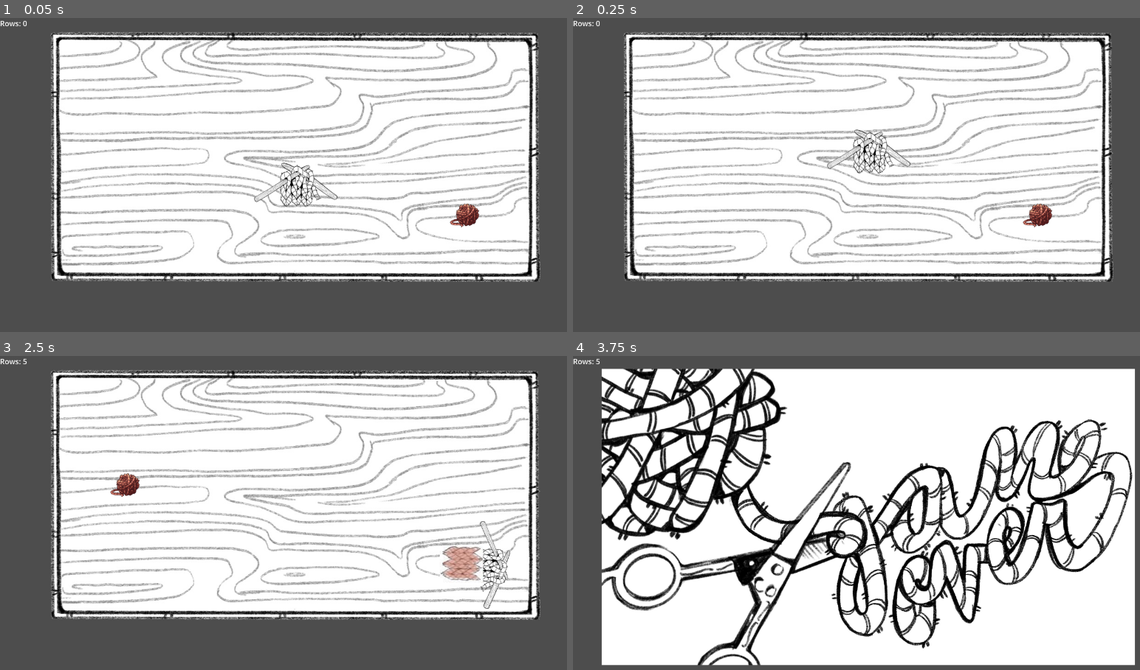
Above: before the commit, frames 1-4 (two rows, left to right).
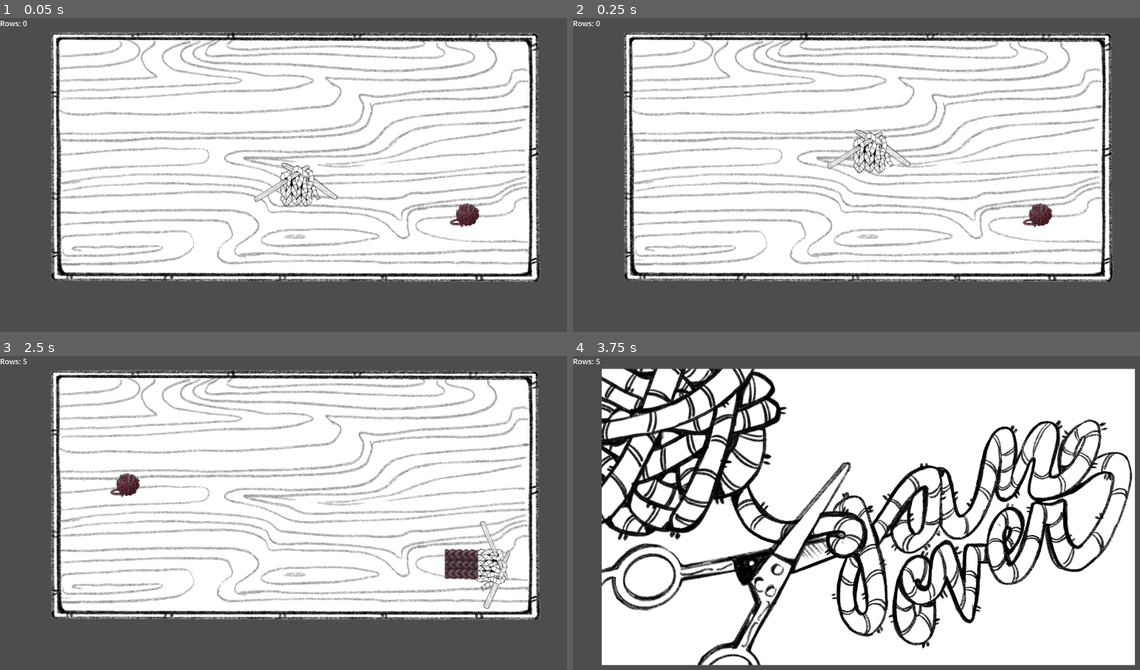
Above: after the commit, the same moments.

Repository: magaly3118/Serpentwine
Game: Godot game, scene res://Scenes/level.tscn
Same seed, same stepped clock (60 frames per second), same inputs: the game is played once before the commit and once after it.
Inputs:
- Up to frame 1 (0.05 s): no input
- Up to frame 2 (0.25 s): no input
- Up to frame 3 (2.5 s): hold Right (ui_right) 0.53-1.28 s; hold Down (ui_down) 1.28-2.03 s; hold Right (ui_right) from 2.03 s (still down)
- Up to frame 4 (3.75 s): release Right (ui_right) at 2.78 s; hold Up (ui_up) 2.78-3.53 s; tap Enter at 3.5 s; hold Left (ui_left) from 3.53 s (still down)

The runs differ from the first frame. In frame 1, 0.2% of the frame differs, in the area x 79-85%, y 58-67%; in frame 2, 0.2%; in frame 3, 0.9%, in the area x 19-86%, y 37-73%; in frame 4, nothing differs.

Commit message:
added and sized finished scarf body assets

Diff:
--- a/Knit-prototype/Scenes/scarf_body.tscn
+++ b/Knit-prototype/Scenes/scarf_body.tscn
@@ -1,7 +1,7 @@
 [gd_scene load_steps=4 format=3 uid="uid://c0ex8xhdapf45"]
 
 [ext_resource type="Script" path="res://Scripts/scarf_body.gd" id="1_rcmx0"]
-[ext_resource type="Texture2D" uid="uid://c7p5snjqqro1d" path="res://TestingAssets/body.png" id="2_xs54w"]
+[ext_resource type="Texture2D" uid="uid://dn7br1bmf6gvj" path="res://Assets/ScarfBodyTiles/KnittingSquare_Blue_Tiny.png" id="2_uyrvo"]
 
 [sub_resource type="CircleShape2D" id="CircleShape2D_ui3sm"]
 
@@ -10,8 +10,8 @@
 
 [node name="Sprite2D" type="Sprite2D" parent="."]
 rotation = 1.5708
-scale = Vector2(1.25, 1.8)
-texture = ExtResource("2_xs54w")
+scale = Vector2(1.13, 1.13)
+texture = ExtResource("2_uyrvo")
 
 [node name="CollisionShape2D" type="CollisionShape2D" parent="."]
 scale = Vector2(2.5, 2.5)
--- a/Knit-prototype/Scripts/level.gd
+++ b/Knit-prototype/Scripts/level.gd
@@ -4,9 +4,10 @@
 var score = 0
 
 # yarn textures
-var dark_yarn = preload("res://TestingAssets/BallYarn_ColorReshadedPink_Tiny.png")
-var light_yarn = preload("res://TestingAssets/BallYarn_Pink_Tiny.png")
-var textures = [dark_yarn, light_yarn]
+var blue_yarn = preload("res://Assets/YarnBalls/BallYarn_ColorReshadedBlue_Tiny.png")
+var pink_yarn = preload("res://Assets/YarnBalls/BallYarn_ColorReshadedPink_Tiny.png")
+var purp_yarn = preload("res://Assets/YarnBalls/BallYarn_ColorReshadedPurple_Tiny.png")
+var textures = [blue_yarn, pink_yarn, purp_yarn]
 
 # texture id for body tiles
 var next_body_texture_id: int
--- a/Knit-prototype/Scripts/scarf.gd
+++ b/Knit-prototype/Scripts/scarf.gd
@@ -20,9 +20,10 @@
 @onready var scarf_body = preload("res://Scenes/scarf_body.tscn")
 
 # body tile textures
-var dark_yarn = preload("res://TestingAssets/body_test.jpg")
-var light_yarn = preload("res://TestingAssets/body.png")
-var textures = [dark_yarn, light_yarn]
+var blue_yarn = preload("res://Assets/ScarfBodyTiles/KnittingSquare_Blue_Tiny.png")
+var pink_yarn = preload("res://Assets/ScarfBodyTiles/KnittingSquare_Pink_Tiny.png")
+var purp_yarn = preload("res://Assets/ScarfBodyTiles/KnittingSquare_Purple_Tiny.png")
+var textures = [blue_yarn, pink_yarn, purp_yarn]
 
 # Called when the node enters the scene tree for the first time.
 func _ready():
Not shown, added: Knit-prototype/Assets/ScarfBodyTiles/KnittingSquare_Blue_Tiny.png.import
Not shown, added: Knit-prototype/Assets/ScarfBodyTiles/KnittingSquare_Pink_Tiny.png.import
Not shown, added: Knit-prototype/Assets/ScarfBodyTiles/KnittingSquare_Purple_Tiny.png.import
